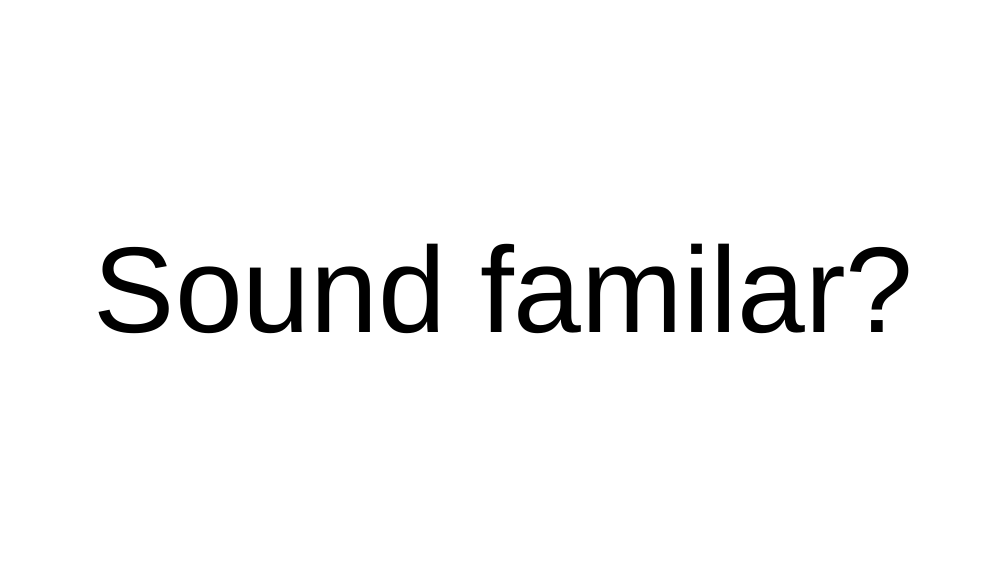
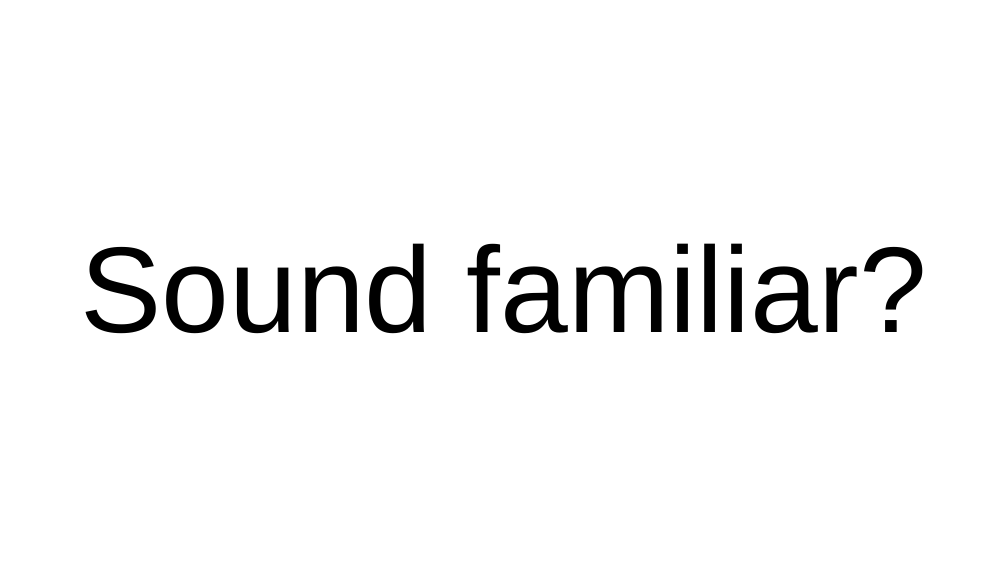
Before and after one commit to tebeka/talks, a slide deck: slide 12 of data-management/data-management.odp. Drawn at 1008x567 pixels with LibreOffice and Linux fonts; fonts in the diff are those of the drawing. Boxes give left, top, right and bottom in pixels: in the first picture for what was removed or moved away, otherwise in the second. Text is boxed around its words. In the diff, an @@ line names an element or a change of style, - is before the commit and + after.

```diff
--- a/data-management/data-management.odp
+++ b/data-management/data-management.odp
@@ title at box(80, 243, 928, 334): text changed @@
-Sound familar?
+Sound familiar?
```
Also in this commit, not shown: 8 other slides changed, 1 slide added.
